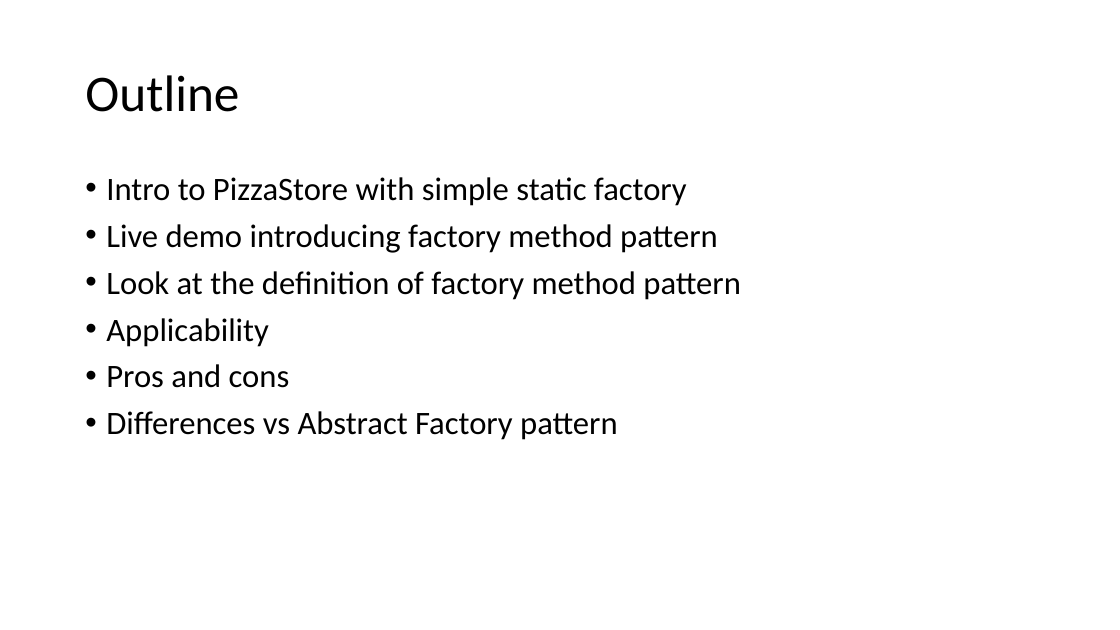
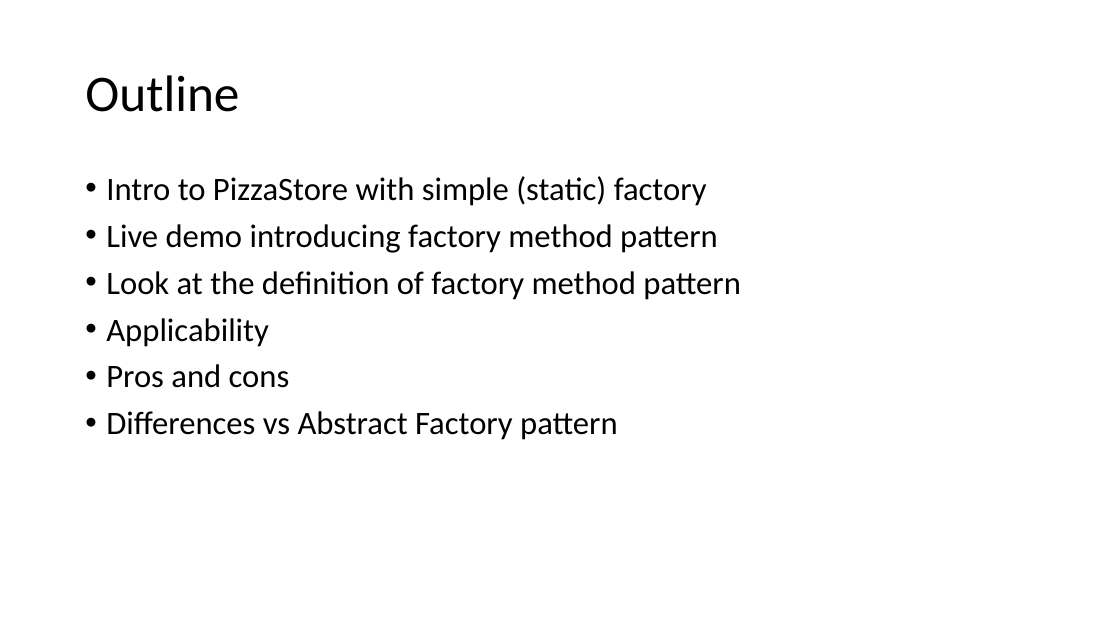
Before and after one commit to crsdrw/patterns, a slide deck: slide 2 of Patterns/docs/Factory Method.pptx. Drawn at 1120x630 pixels with LibreOffice and Linux fonts; fonts in the diff are those of the drawing. Boxes give left, top, right and bottom in pixels: in the first picture for what was removed or moved away, otherwise in the second. Text is boxed around its words. In the diff, an @@ line names an element or a change of style, - is before the commit and + after.

Commit message:
Tweaks.

```diff
--- a/Patterns/docs/Factory Method.pptx
+++ b/Patterns/docs/Factory Method.pptx
@@ text at box(106, 176, 707, 206): text changed @@
-• Intro to PizzaStore with simple static factory
+• Intro to PizzaStore with simple (static) factory
```
